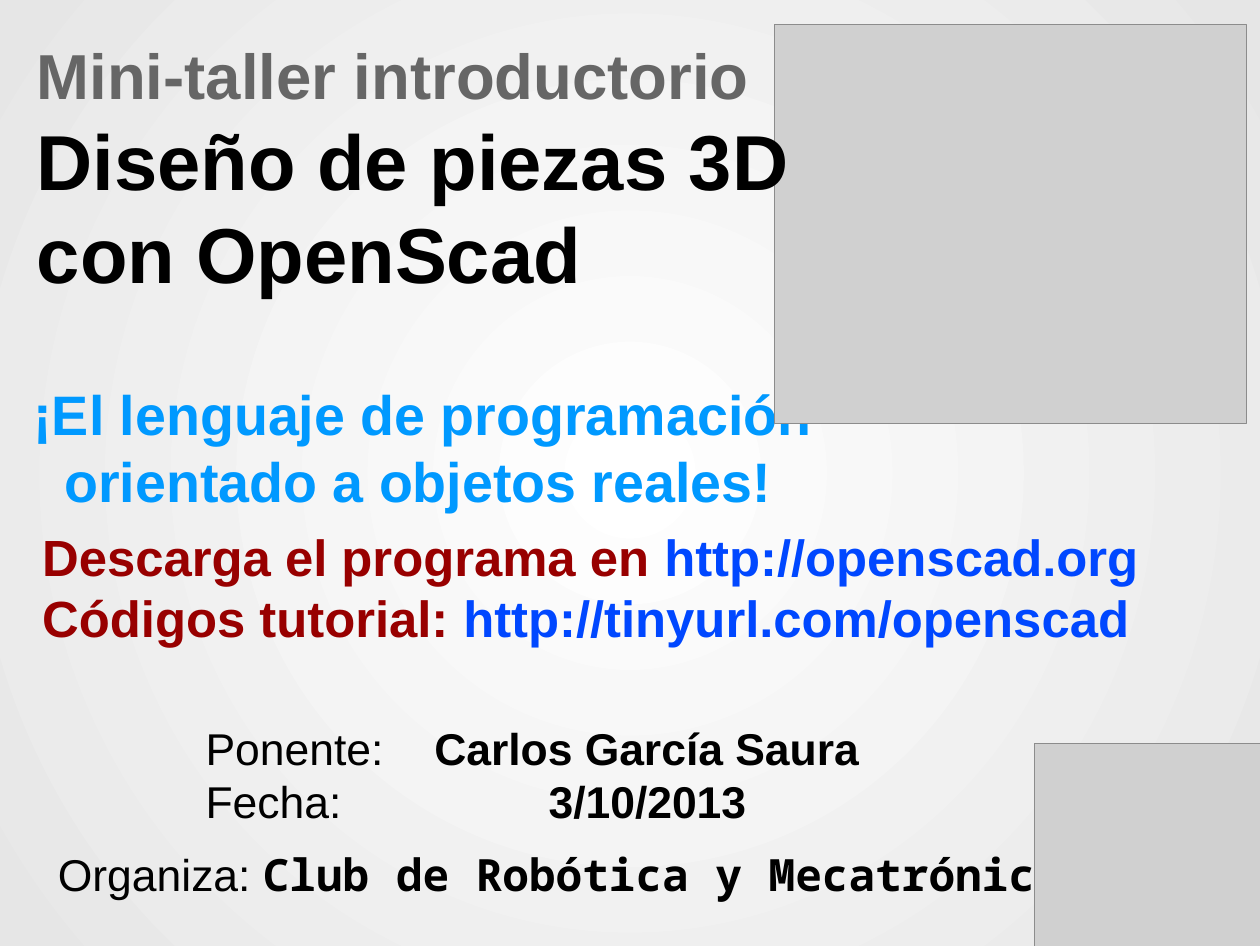
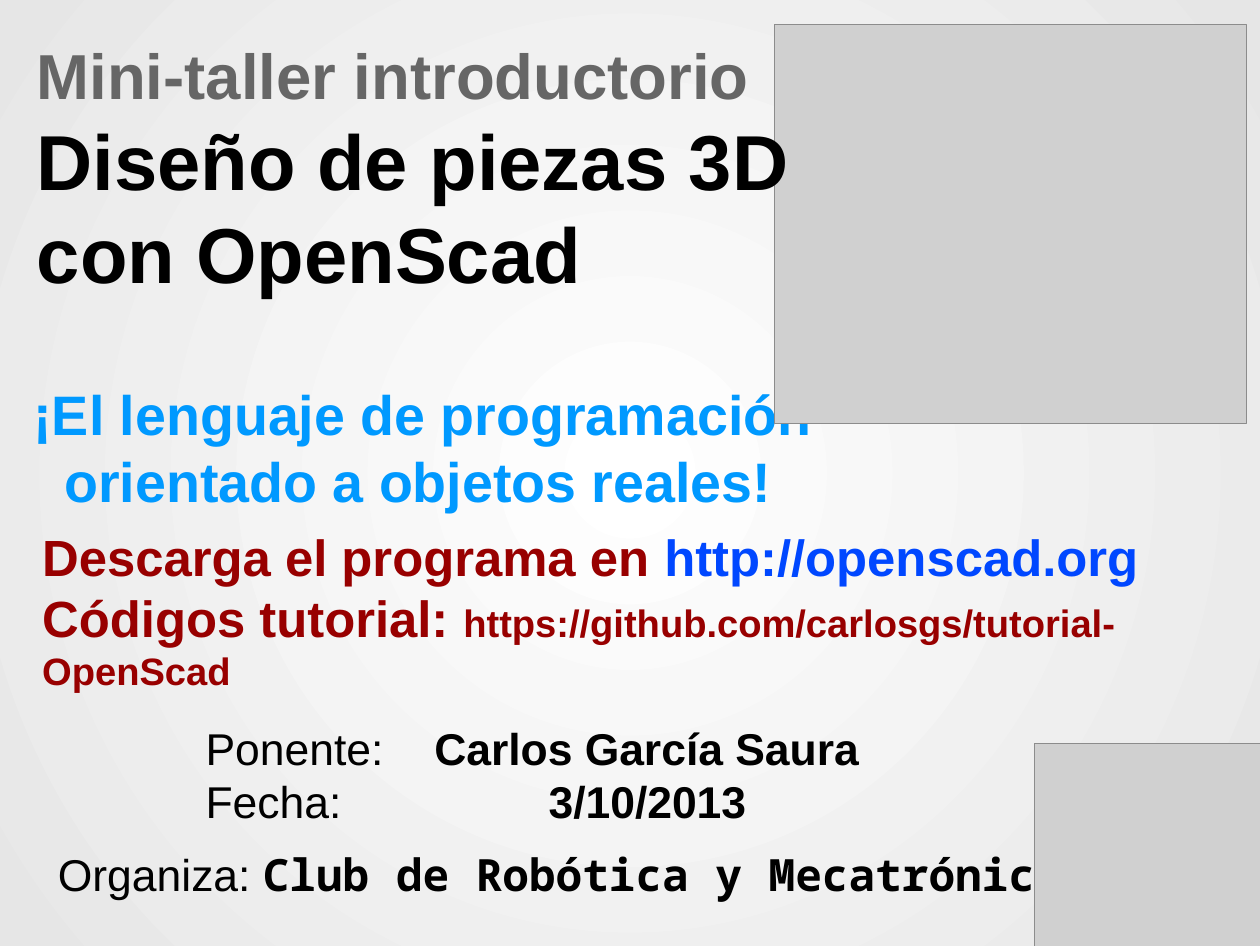
Before and after one commit to CarlosGS/tutorial-OpenScad, a slide deck: slide 1 of Tutorial/Presentacion Taller OpenScad 3oct2013.odp. Drawn at 1260x946 pixels with LibreOffice and Linux fonts; fonts in the diff are those of the drawing; grey boxes stand for pictures. Boxes give left, top, right and bottom in pixels: in the first picture for what was removed or moved away, otherwise in the second. Text is boxed around its words. In the diff, an @@ line names an element or a change of style, - is before the commit and + after.

```diff
--- a/Tutorial/Presentacion Taller OpenScad 3oct2013.odp
+++ b/Tutorial/Presentacion Taller OpenScad 3oct2013.odp
@@ text at <box>42,599,1115,693</box>: text changed; size 32 to 24 pt; text colour #0047FF to #980000 @@
-Códigos tutorial: http://tinyurl.com/openscad
+Códigos tutorial: https://github.com/carlosgs/tutorial-OpenScad
```
Also in this commit, not shown: 1 other file.
